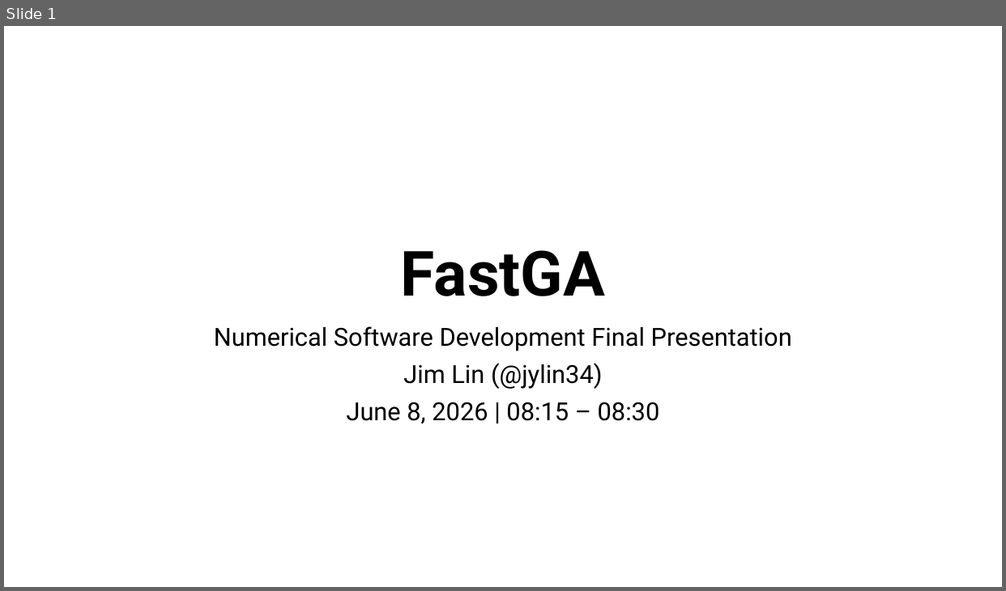
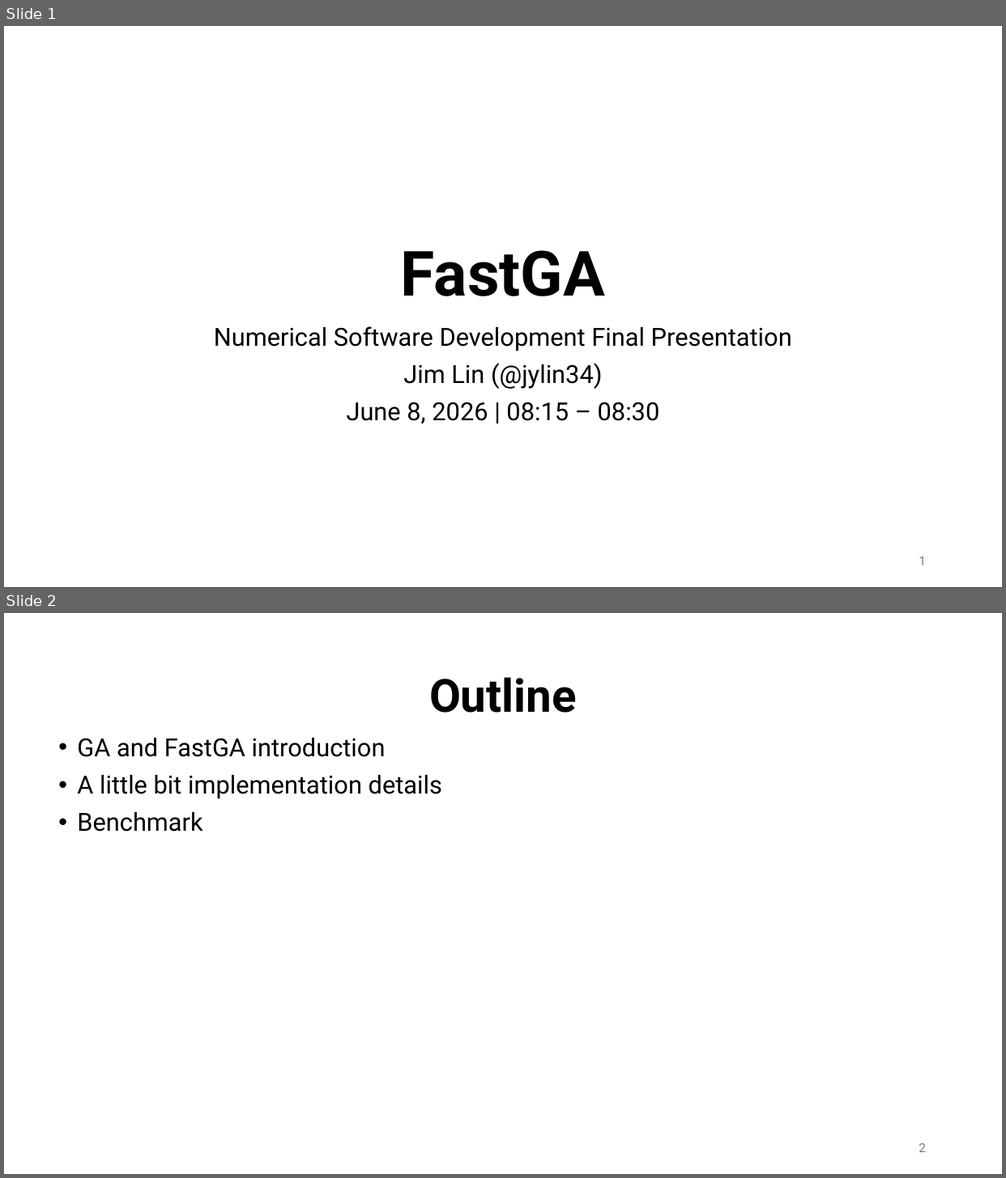
Before and after one commit to jylin34/FastGA, a slide deck: FastGA.pptx. Shown one above the other, each under a label of ours: slide 1 before the commit, slides 1 and 2 after it. The pictures are 1006x591 and 1006x1178 pixels, drawn with LibreOffice and Linux fonts; fonts in the diff are those of the drawing. Boxes give left, top, right and bottom in pixels: in the first picture for what was removed or moved away, otherwise in the second. Text is boxed around its words. In the diff, an @@ line names an element or a change of style, - is before the commit and + after.

```diff
--- a/FastGA.pptx
+++ b/FastGA.pptx
@@ slide 2 added at bbox=[4, 613, 1002, 1174], background #FFFFFF @@
@@ title added at bbox=[429, 677, 577, 713], 44 pt, text #000000, bold @@
+Outline
@@ text added at bbox=[77, 738, 442, 832], 24 pt, text #000000 @@
+• GA and FastGA introduction
+• A little bit implementation details
+• Benchmark
@@ page number added at bbox=[918, 1144, 926, 1152], 12 pt, text #797979 @@
+2
@@ slide 1 changed as well @@
@@ page number added at bbox=[918, 557, 926, 565], 12 pt, text #797979 @@
+1
```
Also in this commit, not shown: 9 other slides changed, 1 slide removed, 1 other file.
